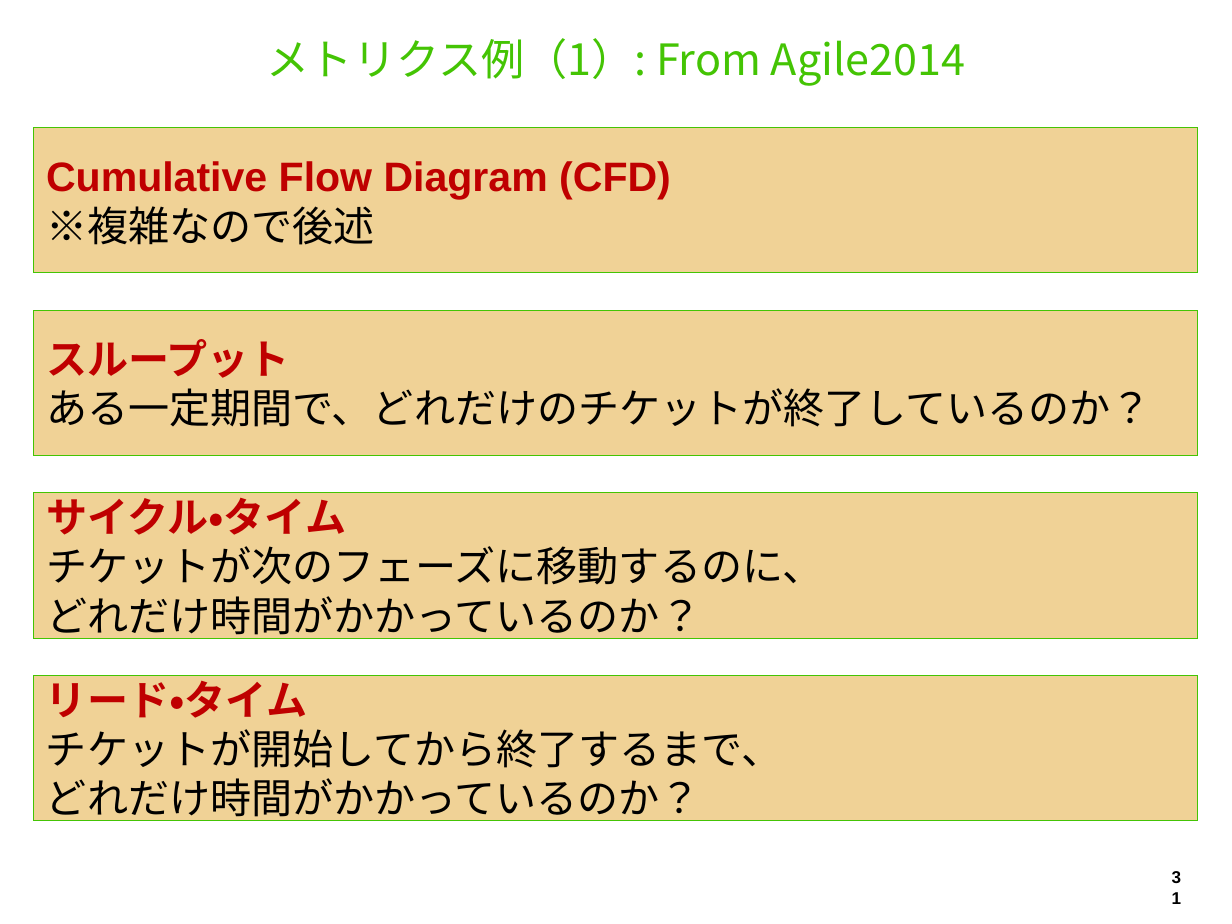
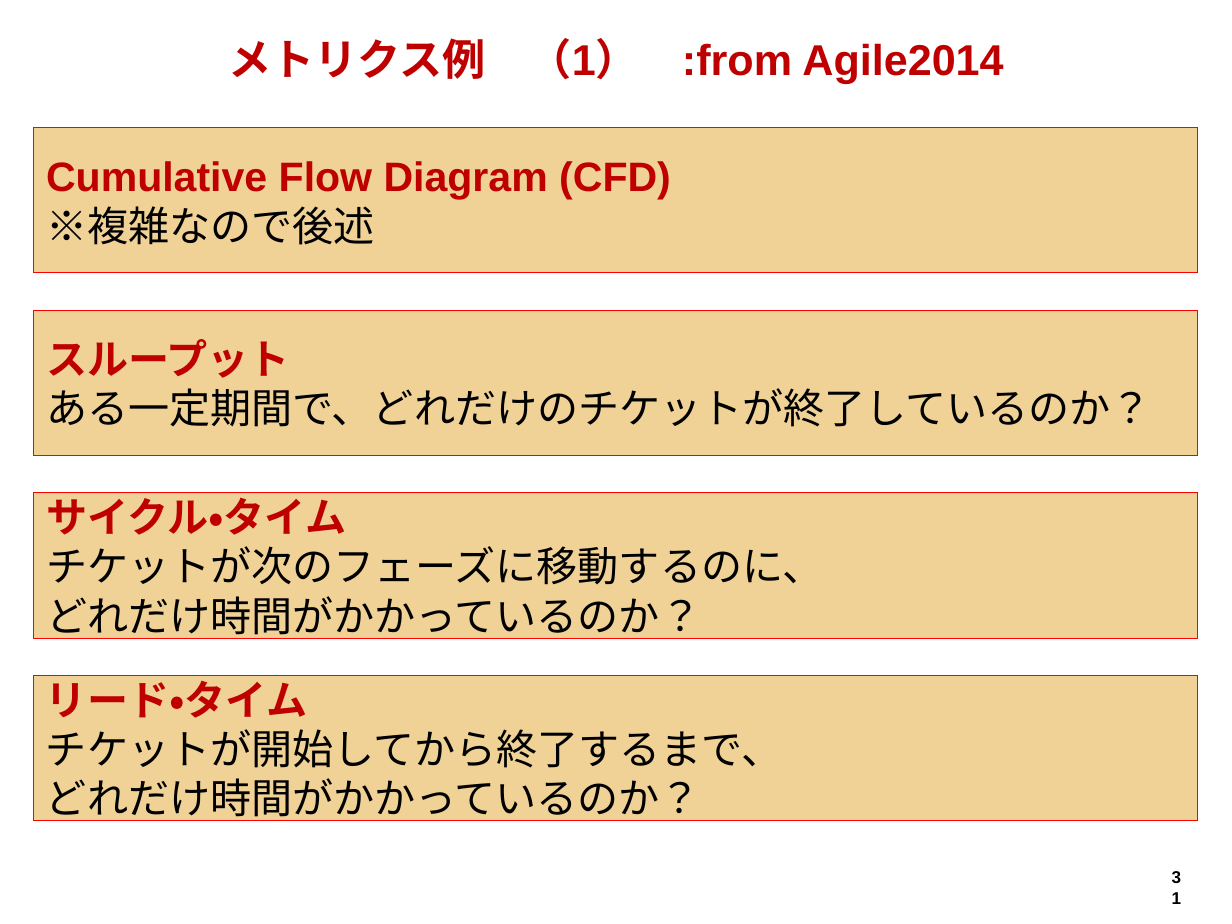
Before and after one commit to hageyahhoo/RSGT2018, a slide deck: slide 31 of MetricsWorkshop.pptx. Drawn at 1232x924 pixels with LibreOffice and Linux fonts; fonts in the diff are those of the drawing. Boxes give left, top, right and bottom in pixels: in the first picture for what was removed or moved away, otherwise in the second. Text is boxed around its words. In the diff, an @@ line names an element or a change of style, - is before the commit and + after.

Commit message:
シンプルにポイントだけ修正

```diff
--- a/MetricsWorkshop.pptx
+++ b/MetricsWorkshop.pptx
@@ title at box(228, 38, 1003, 83): text changed; font Noto Sans CJK JP to Arial; text colour #44C404 to #BF0000; bold on @@
-メトリクス例（1）: From Agile2014
+メトリクス例 （1） :from Agile2014
@@ outline #44C404 0.75 pt to #FF0000 0.75 pt in 4 elements at box(34, 127, 1199, 272), box(34, 493, 1199, 638), box(34, 310, 1199, 456), box(34, 675, 1199, 821) @@
```
Also in this commit, not shown: 34 other slides changed.
